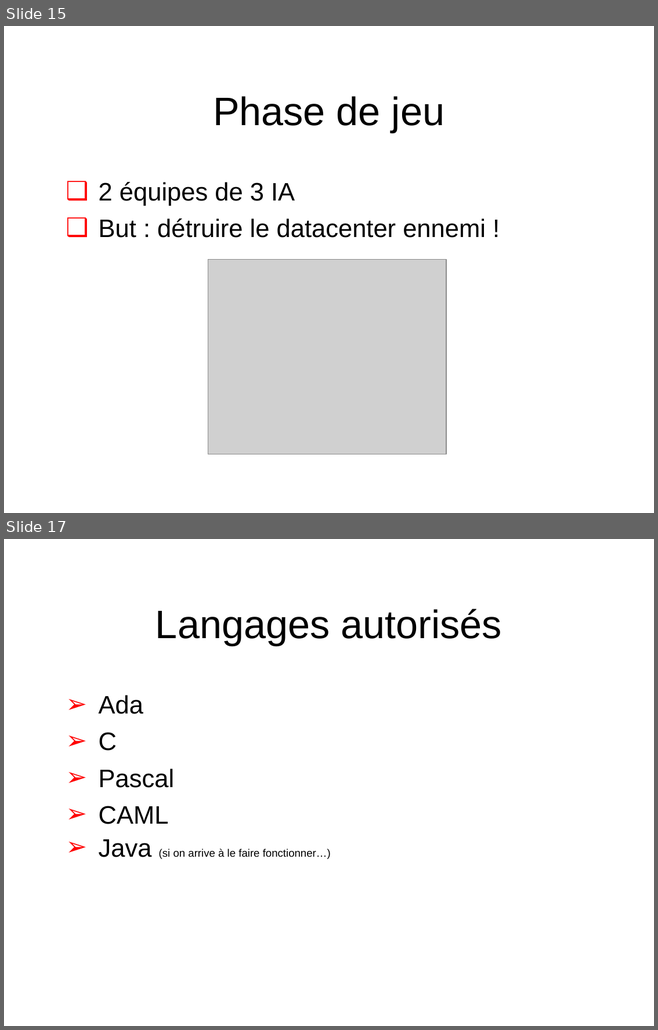
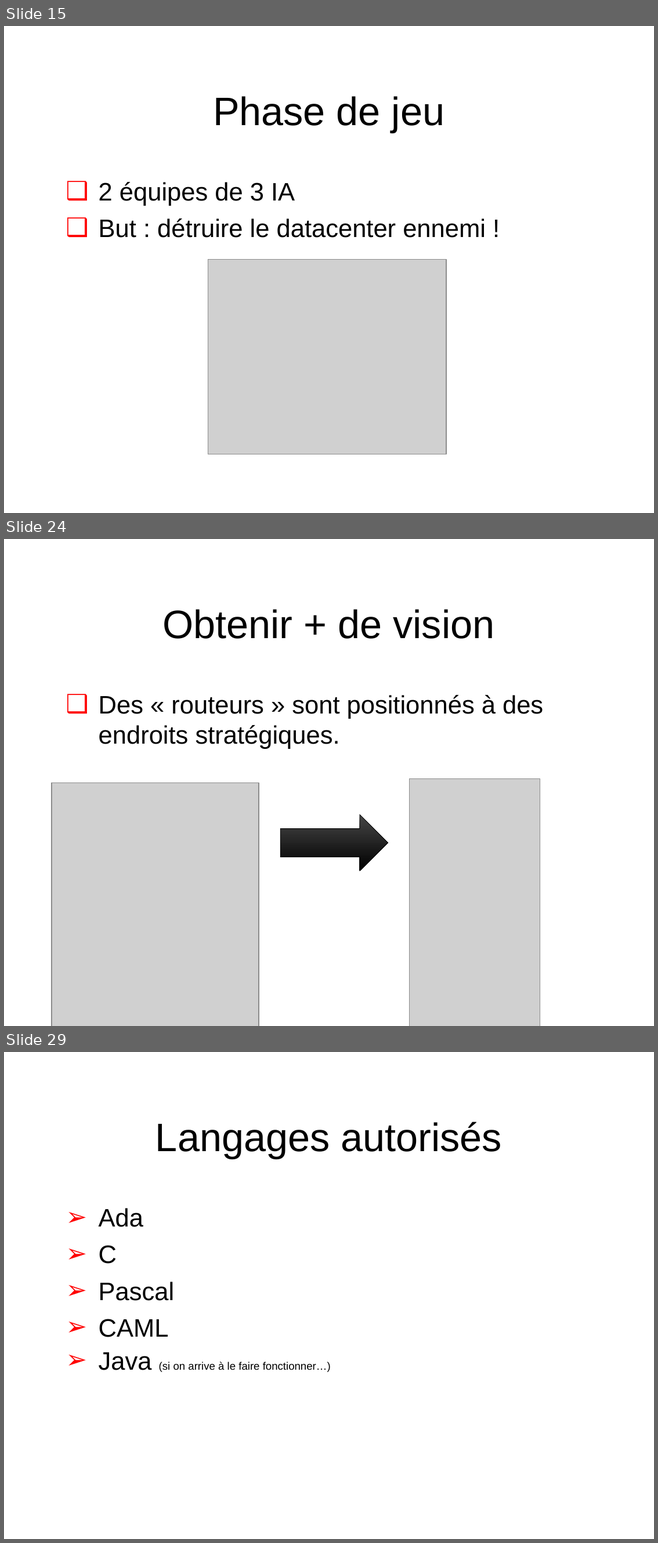
Before and after one commit to Scriptopathe/codinsa2015, a slide deck: Doc/Cod-INSA_Finale.ppt. Shown one above the other, each under a label of ours: slides 15 and 17 before the commit, slides 15, 24 and 29 after it; the slides between them are not shown. The pictures are 658x1030 and 658x1543 pixels, drawn with LibreOffice and Linux fonts; fonts in the diff are those of the drawing; grey boxes stand for pictures; background and template pictures are left out. Boxes give left, top, right and bottom in pixels: in the first picture for what was removed or moved away, otherwise in the second. Text is boxed around its words. In the diff, an @@ line names an element or a change of style, - is before the commit and + after.

```diff
--- a/Doc/Cod-INSA_Finale.ppt
+++ b/Doc/Cod-INSA_Finale.ppt
@@ slide 24 added at box(4, 539, 654, 1026), background #FFFFFF; not listed: 1 template element that a slide beside it also shows @@
@@ title added at box(162, 609, 495, 639), 44 pt, text #000000 @@
+Obtenir + de vision
@@ text added at box(99, 695, 543, 749), 28 pt, text #000000 @@
+  ❑ Des « routeurs » sont positionnés à des endroits stratégiques.
@@ picture added at box(409, 779, 540, 1026) @@
@@ picture added at box(52, 783, 259, 1026) @@
@@ right arrow added at box(280, 815, 387, 871), fill gradient #454545 to #000000, outline #000000 0.51 pt @@
@@ what was slide 17 is now slide 29 @@
```
Also in this commit, not shown: 1 slide changed, 11 other slides added, 26 other files.
